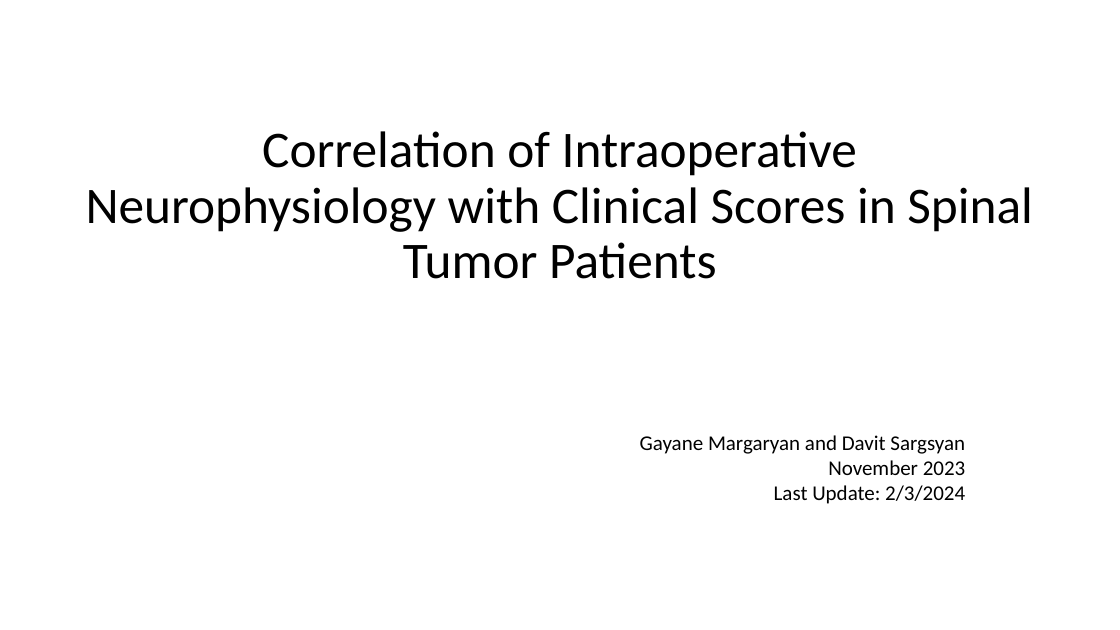
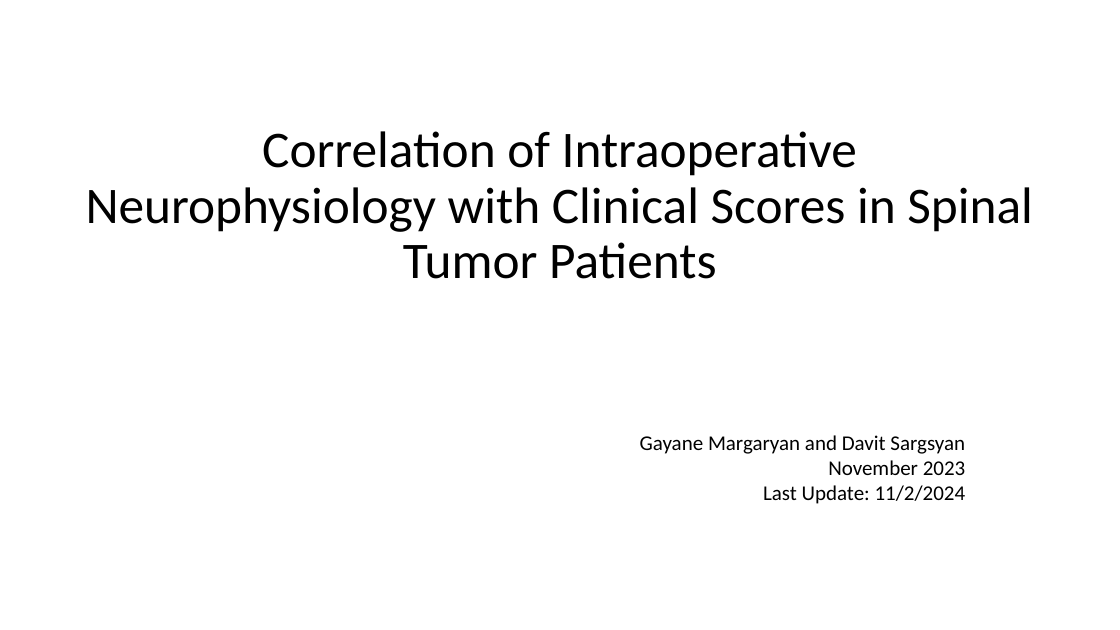
Before and after one commit to sargdavid/gayane_neurophys, a slide deck: slide 1 of output/d_wave_study_v2.pptx. Drawn at 1120x630 pixels with LibreOffice and Linux fonts; fonts in the diff are those of the drawing. Boxes give left, top, right and bottom in pixels: in the first picture for what was removed or moved away, otherwise in the second. Text is boxed around its words. In the diff, an @@ line names an element or a change of style, - is before the commit and + after.

```diff
--- a/output/d_wave_study_v2.pptx
+++ b/output/d_wave_study_v2.pptx
@@ text at <box>763,485,966,504</box>: text changed @@
-Last Update: 2/3/2024
+Last Update: 11/2/2024
```
Also in this commit, not shown: 4 other slides changed, 3 other files.
